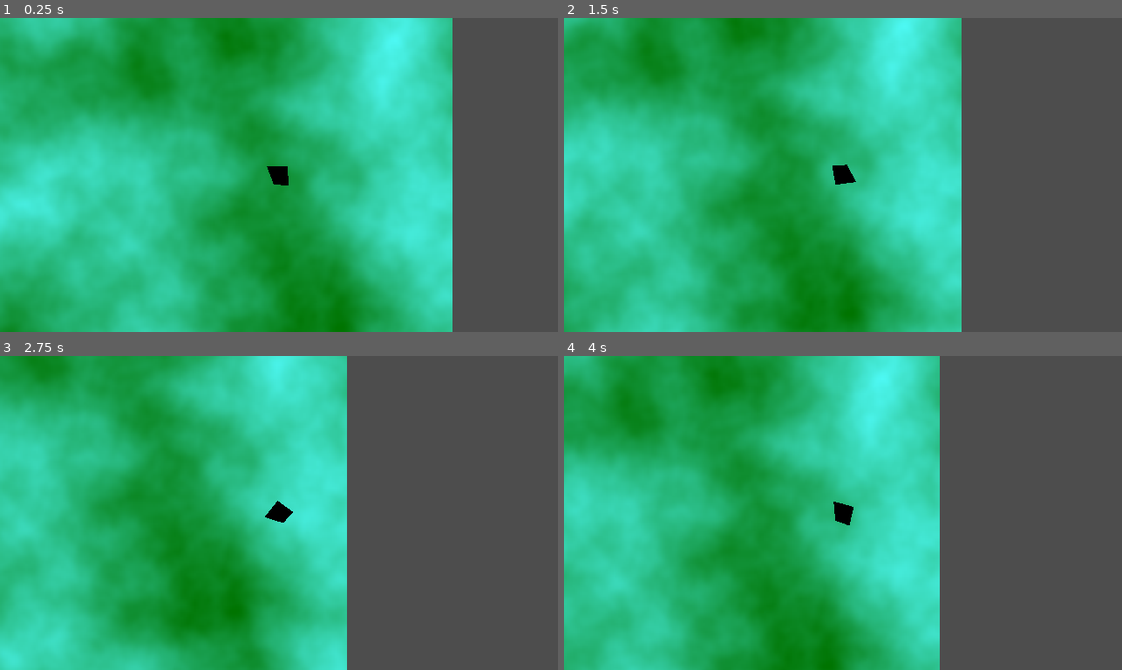
Above: before the commit, frames 1-4 (two rows, left to right).
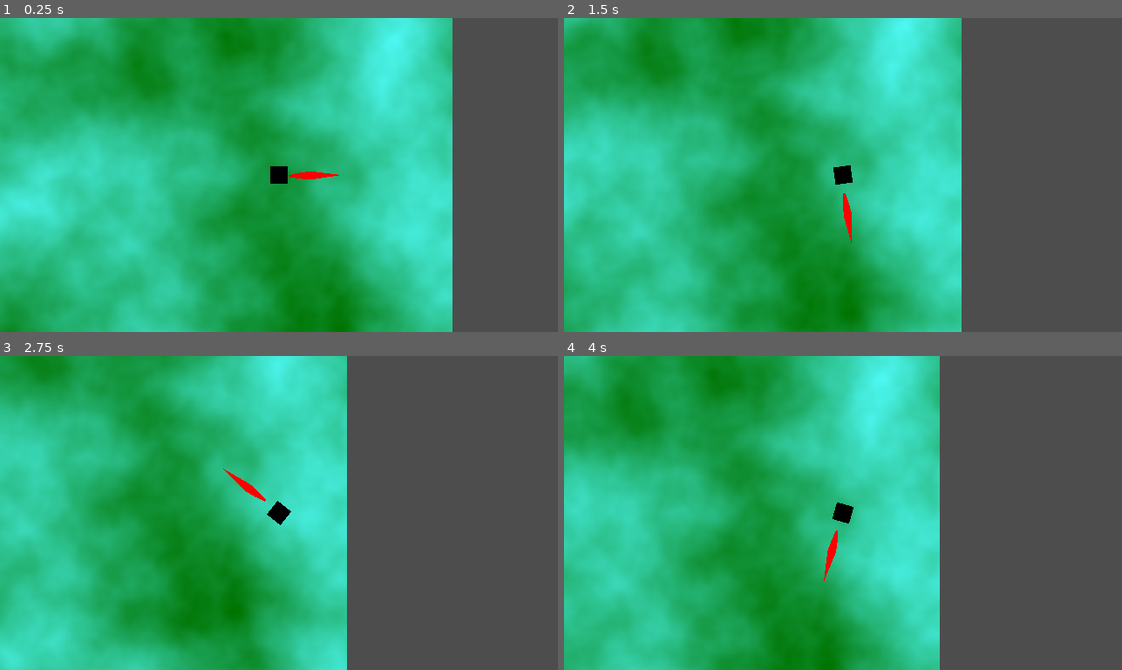
Above: after the commit, the same moments.

Repository: SpongeGuy/experimental_godot
Game: Godot game, scene res://nodes/world.tscn
Same seed, same stepped clock (60 frames per second), same inputs: the game is played once before the commit and once after it.
Inputs (mouse positions are in pixels of both pictures, inside the frame that each line leads up to):
- Up to frame 1 (0.25 s): no input
- Up to frame 2 (1.5 s): tap Enter at 0.5 s; move the mouse to (965, 159) at 0.52 s; hold D (right_input) 0.53-1.28 s; click (965, 159) at 0.67 s; move the mouse to (731, 190) at 1.27 s; hold S (down_input) from 1.28 s (still down)
- Up to frame 3 (2.75 s): move the mouse to (334, 443) at 2.02 s; release S (down_input) at 2.03 s; hold D (right_input) from 2.03 s (still down)
- Up to frame 4 (4 s): move the mouse to (815, 575) at 2.77 s; release D (right_input) at 2.78 s; hold W (up_input) 2.78-3.53 s; click (815, 575) at 2.92 s; move the mouse to (1010, 560) at 3.52 s; hold A (left_input) from 3.53 s (still down)

The runs differ from the first frame. In frame 1, 0.2% of the frame differs, in the area x 47-61%, y 47-54%; in frame 2, 0.2%; in frame 3, 0.2%, in the area x 40-53%, y 35-54%; in frame 4, 0.2%.

Commit message:
slash and weapon changes

Diff:
--- a/experimental/creature_system/nodes/entity/player.tscn
+++ b/experimental/creature_system/nodes/entity/player.tscn
@@ -2,7 +2,7 @@
 
 [ext_resource type="Script" uid="uid://dix2g7tbvqr8w" path="res://nodes/entity/player.gd" id="1_qfi1q"]
 [ext_resource type="Script" uid="uid://dps4vigpayifs" path="res://resources/creature_resource.gd" id="2_bbk0k"]
-[ext_resource type="Script" uid="uid://b4ly1gm7kqa0i" path="res://scripts/weapons/pellet_weapon.gd" id="3_qkrun"]
+[ext_resource type="Script" uid="uid://k0xx8p22lad7" path="res://scripts/weapons/slash_weapon.gd" id="3_qkrun"]
 [ext_resource type="Script" uid="uid://bwc58672jfohl" path="res://resources/weapon_resource.gd" id="4_j0nwe"]
 
 [sub_resource type="Resource" id="Resource_qkrun"]
@@ -11,7 +11,7 @@
 faction = "player"
 health = 5
 movement_speed = 5000.0
-attack_speed = 5.0
+attack_speed = 1.0
 point_value = 500
 animations = {}
 metadata/_custom_type_script = "uid://dps4vigpayifs"
@@ -23,12 +23,11 @@
 
 [sub_resource type="RectangleShape2D" id="RectangleShape2D_ca341"]
 
-[sub_resource type="Resource" id="Resource_wf1ra"]
+[sub_resource type="Resource" id="Resource_j0nwe"]
 script = ExtResource("4_j0nwe")
-base_damage = 5.0
+base_damage = 0.0
 base_stats = {
-"base_attack_speed": 1.0,
-"base_velocity": 500.0
+"base_attack_speed": 0.25
 }
 metadata/_custom_type_script = "uid://bwc58672jfohl"
 
@@ -39,7 +38,7 @@
 
 [node name="Polygon2D" type="Polygon2D" parent="."]
 texture = SubResource("GradientTexture1D_qfi1q")
-polygon = PackedVector2Array(11, 12, 10, -10, -14, -10, -6, 11)
+polygon = PackedVector2Array(10, 10, 10, -10, -10, -10, -10, 10)
 uv = PackedVector2Array(6, 2, 5, -41, -32, -37, -32, 4)
 
 [node name="CollisionShape2D" type="CollisionShape2D" parent="."]
@@ -49,6 +48,6 @@
 
 [node name="Weapon" type="Node" parent="."]
 script = ExtResource("3_qkrun")
-weapon_data = SubResource("Resource_wf1ra")
+weapon_data = SubResource("Resource_j0nwe")
 
 [node name="MousePosition" type="Node2D" parent="."]
--- /dev/null
+++ b/experimental/creature_system/nodes/projectile/slash.gd
@@ -0,0 +1,27 @@
+extends Area2D
+
+
+@onready var animator = $AnimationPlayer
+
+var user: CharacterBody2D
+var user_weapon: Weapon
+var last_animation: String
+
+func _ready() -> void:
+	user = get_parent()
+	for node in user.get_children():
+		if node is Weapon:
+			user_weapon = node
+
+func swing():
+	if not last_animation or last_animation == "slash_right":
+		last_animation = "slash_left"
+
+	elif last_animation == "slash_left":
+		last_animation = "slash_right"
+
+	animator.current_animation = last_animation
+	print(last_animation)
+
+func _signal_received(effects: Dictionary):
+	print("hi")
--- /dev/null
+++ b/experimental/creature_system/nodes/projectile/slash.tscn
@@ -0,0 +1,190 @@
+[gd_scene load_steps=7 format=3 uid="uid://k2r0sewgtifm"]
+
+[ext_resource type="Script" uid="uid://djjmguccu6f1x" path="res://nodes/projectile/slash.gd" id="1_wip3d"]
+
+[sub_resource type="RectangleShape2D" id="RectangleShape2D_bd7o8"]
+size = Vector2(20, 5)
+
+[sub_resource type="Animation" id="Animation_glban"]
+length = 0.001
+tracks/0/type = "value"
+tracks/0/imported = false
+tracks/0/enabled = true
+tracks/0/path = NodePath(".:rotation")
+tracks/0/interp = 1
+tracks/0/loop_wrap = true
+tracks/0/keys = {
+"times": PackedFloat32Array(0),
+"transitions": PackedFloat32Array(1),
+"update": 0,
+"values": [0.0]
+}
+tracks/1/type = "value"
+tracks/1/imported = false
+tracks/1/enabled = true
+tracks/1/path = NodePath("CollisionShape2D:shape:size")
+tracks/1/interp = 1
+tracks/1/loop_wrap = true
+tracks/1/keys = {
+"times": PackedFloat32Array(0),
+"transitions": PackedFloat32Array(1),
+"update": 0,
+"values": [Vector2(20, 5)]
+}
+tracks/2/type = "value"
+tracks/2/imported = false
+tracks/2/enabled = true
+tracks/2/path = NodePath("CollisionShape2D:position")
+tracks/2/interp = 1
+tracks/2/loop_wrap = true
+tracks/2/keys = {
+"times": PackedFloat32Array(0),
+"transitions": PackedFloat32Array(1),
+"update": 0,
+"values": [Vector2(20, 0)]
+}
+tracks/3/type = "value"
+tracks/3/imported = false
+tracks/3/enabled = true
+tracks/3/path = NodePath("CollisionShape2D:disabled")
+tracks/3/interp = 1
+tracks/3/loop_wrap = true
+tracks/3/keys = {
+"times": PackedFloat32Array(0),
+"transitions": PackedFloat32Array(1),
+"update": 1,
+"values": [false]
+}
+
+[sub_resource type="Animation" id="Animation_wip3d"]
+resource_name = "slash_left"
+length = 0.3
+tracks/0/type = "value"
+tracks/0/imported = false
+tracks/0/enabled = true
+tracks/0/path = NodePath(".:rotation")
+tracks/0/interp = 1
+tracks/0/loop_wrap = true
+tracks/0/keys = {
+"times": PackedFloat32Array(0, 0.2, 0.3),
+"transitions": PackedFloat32Array(1, 1, 1),
+"update": 0,
+"values": [1.309, -1.309, -1.5708]
+}
+tracks/1/type = "value"
+tracks/1/imported = false
+tracks/1/enabled = true
+tracks/1/path = NodePath("CollisionShape2D:shape:size")
+tracks/1/interp = 1
+tracks/1/loop_wrap = true
+tracks/1/keys = {
+"times": PackedFloat32Array(0, 0.133333, 0.2, 0.233333, 0.3),
+"transitions": PackedFloat32Array(1, 1, 1, 1, 1),
+"update": 0,
+"values": [Vector2(20, 5), Vector2(30, 5), Vector2(45, 10), Vector2(30, 5), Vector2(20, 5)]
+}
+tracks/2/type = "value"
+tracks/2/imported = false
+tracks/2/enabled = true
+tracks/2/path = NodePath("CollisionShape2D:position")
+tracks/2/interp = 1
+tracks/2/loop_wrap = true
+tracks/2/keys = {
+"times": PackedFloat32Array(0, 0.199904, 0.3),
+"transitions": PackedFloat32Array(1, 1, 1),
+"update": 0,
+"values": [Vector2(25, 0), Vector2(35.165, 0), Vector2(25, 0)]
+}
+tracks/3/type = "value"
+tracks/3/imported = false
+tracks/3/enabled = true
+tracks/3/path = NodePath("CollisionShape2D:disabled")
+tracks/3/interp = 1
+tracks/3/loop_wrap = true
+tracks/3/keys = {
+"times": PackedFloat32Array(0, 0.3),
+"transitions": PackedFloat32Array(1, 1),
+"update": 1,
+"values": [false, true]
+}
+
+[sub_resource type="Animation" id="Animation_xxq5b"]
+resource_name = "slash_right"
+length = 0.3
+tracks/0/type = "value"
+tracks/0/imported = false
+tracks/0/enabled = true
+tracks/0/path = NodePath(".:rotation")
+tracks/0/interp = 1
+tracks/0/loop_wrap = true
+tracks/0/keys = {
+"times": PackedFloat32Array(0, 0.2, 0.3),
+"transitions": PackedFloat32Array(1, 1, 1),
+"update": 0,
+"values": [-1.309, 1.309, 1.5708]
+}
+tracks/1/type = "value"
+tracks/1/imported = false
+tracks/1/enabled = true
+tracks/1/path = NodePath("CollisionShape2D:shape:size")
+tracks/1/interp = 1
+tracks/1/loop_wrap = true
+tracks/1/keys = {
+"times": PackedFloat32Array(0, 0.133333, 0.2, 0.233333, 0.3),
+"transitions": PackedFloat32Array(1, 1, 1, 1, 1),
+"update": 0,
+"values": [Vector2(20, 5), Vector2(30, 5), Vector2(45, 10), Vector2(30, 5), Vector2(20, 5)]
+}
+tracks/2/type = "value"
+tracks/2/imported = false
+tracks/2/enabled = true
+tracks/2/path = NodePath("CollisionShape2D:position")
+tracks/2/interp = 1
+tracks/2/loop_wrap = true
+tracks/2/keys = {
+"times": PackedFloat32Array(0, 0.199904, 0.3),
+"transitions": PackedFloat32Array(1, 1, 1),
+"update": 0,
+"values": [Vector2(25, 0), Vector2(35.165, 0), Vector2(25, 0)]
+}
+tracks/3/type = "value"
+tracks/3/imported = false
+tracks/3/enabled = true
+tracks/3/path = NodePath("CollisionShape2D:disabled")
+tracks/3/interp = 1
+tracks/3/loop_wrap = true
+tracks/3/keys = {
+"times": PackedFloat32Array(0, 0.3),
+"transitions": PackedFloat32Array(1, 1),
+"update": 1,
+"values": [false, true]
+}
+
+[sub_resource type="AnimationLibrary" id="AnimationLibrary_xxq5b"]
+_data = {
+&"RESET": SubResource("Animation_glban"),
+&"slash_left": SubResource("Animation_wip3d"),
+&"slash_right": SubResource("Animation_xxq5b")
+}
+
+[node name="Slash" type="Area2D"]
+scale = Vector2(2, 2)
+script = ExtResource("1_wip3d")
+
+[node name="CollisionShape2D" type="CollisionShape2D" parent="."]
+position = Vector2(20, 0)
+shape = SubResource("RectangleShape2D_bd7o8")
+
+[node name="Polygon2D" type="Polygon2D" parent="CollisionShape2D"]
+position = Vector2(-25, 0)
+color = Color(1, 0, 0, 1)
+polygon = PackedVector2Array(21.5849, -1.98141, 22.9024, -2.18944, 41.001, 0.0295486, 23.1798, 2.6646, 17.0083, 2.10985, 10.49, 1.20839, 10.49, 0.029548, 16.8002, -1.35732, 25.6068, 0.0295486)
+uv = PackedVector2Array(25.0521, -1.49601, 31.709, -4.54711, 40.793, 1.34707, 31.5704, 5.99307, 19.3659, 4.1208, 7.7856, 4.53686, 7.57757, -0.386512, 18.6725, -0.594542, 37.6726, -0.109138)
+internal_vertex_count = 1
+
+[node name="AnimationPlayer" type="AnimationPlayer" parent="."]
+libraries = {
+&"": SubResource("AnimationLibrary_xxq5b")
+}
+
+[connection signal="animation_finished" from="AnimationPlayer" to="." method="_on_animation_player_animation_finished"]
--- a/experimental/creature_system/resources/creature_resource.gd
+++ b/experimental/creature_system/resources/creature_resource.gd
@@ -5,5 +5,5 @@
 @export var health: int = 0
 @export var movement_speed: float = 0
 @export var attack_speed: float = 1.0
-@export var point_value: int = 0.0
+@export var point_value: int = 0
 @export var animations: Dictionary = {}
--- a/experimental/creature_system/scripts/systems/weapon.gd
+++ b/experimental/creature_system/scripts/systems/weapon.gd
@@ -13,7 +13,7 @@
 	cooldown_timer = Timer.new()
 	cooldown_timer.wait_time = weapon_data.base_stats["base_attack_speed"] / creature.creature_stats.attack_speed if weapon_data else null
 	cooldown_timer.one_shot = true
-	add_child(cooldown_timer)
+	call_deferred("add_child", cooldown_timer)
 
 func _ready() -> void:
 	creature = get_parent() as Creature
--- a/experimental/creature_system/scripts/weapons/slash_weapon.gd
+++ b/experimental/creature_system/scripts/weapons/slash_weapon.gd
@@ -1,11 +1,16 @@
 extends Weapon
+
+var projectile: Area2D = preload("res://nodes/projectile/slash.tscn").instantiate()
 
 func _ready() -> void:
 	super._ready()
 	_instantiate_cooldown_timer()
+	get_parent().call_deferred("add_child", projectile)
 
 func can_activate() -> bool:
 	return cooldown_timer.is_stopped()
 
 func _perform_attack(target: Node2D) -> void:
-	pass
+	cooldown_timer.start()
+	projectile.animator.speed_scale = creature.creature_stats.attack_speed
+	projectile.swing()
Not shown, added: experimental/creature_system/nodes/projectile/slash.gd.uid
